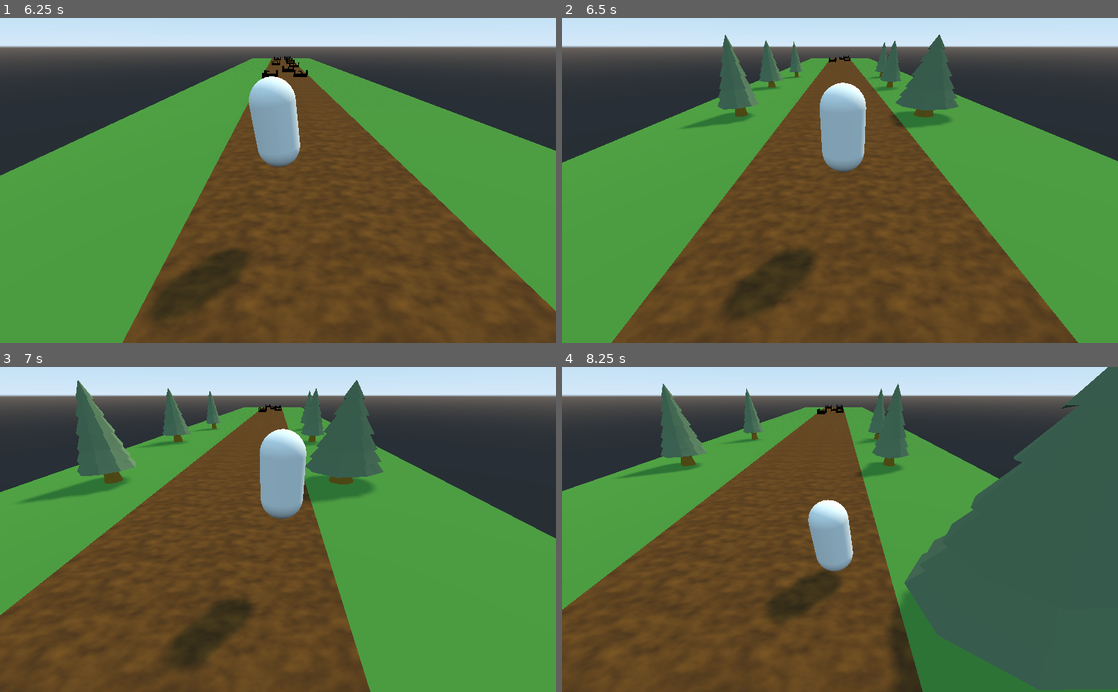
Above: before the commit, frames 1-4 (two rows, left to right).
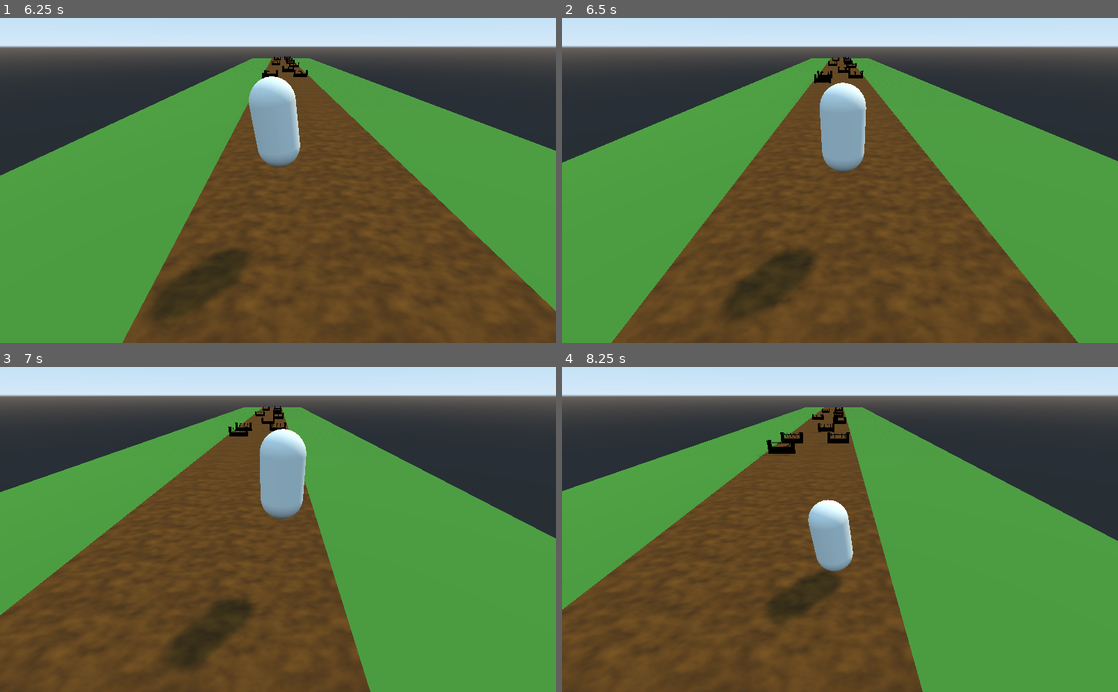
Above: after the commit, the same moments.

Repository: TaaviKodari/2022SyksyKe1830_GodotRunner
Game: Godot game, scene res://Main.tscn
Same seed, same stepped clock (60 frames per second), same inputs: the game is played once before the commit and once after it.
Inputs:
- Up to frame 1 (6.25 s): hold D (move_right) 0.53-1.28 s; tap Space (jump) at 0.77, 1.52, 3.02, 3.77, 4.52, 6.02 s; hold A (move_left) 1.28-2.03 s; hold D (move_right) 2.03-3.53 s; hold A (move_left) 3.53-5.78 s; hold D (move_right) from 5.78 s (still down)
- Up to frame 2 (6.5 s): keep holding D (move_right)
- Up to frame 3 (7 s): keep holding D (move_right); tap Space (jump) at 6.77 s
- Up to frame 4 (8.25 s): tap Space (jump) at 7.52 s; release D (move_right) at 8.03 s; hold A (move_left) from 8.03 s (still down)

Frame 1 is identical in both runs. In frame 2, 4.0% of the frame differs, in the area x 21-72%, y 5-34%; in frame 3, 6.5%; in frame 4, 30%, in the area x 10-100%, y 0-100%.

Commit message:
infinite road melkein valmis

Diff:
--- a/Main.gd
+++ b/Main.gd
@@ -20,13 +20,20 @@
 
 	for i in range(initial_road_count):
 		var road = make_random_road()
-		road.translation.z = -(i+1) * 50
+		road.translation.z = -(i+1) * RoadBase.LENGTH
 		add_child(road)
 
 
 func _physics_process(delta):
-	if player.translation.z < -50:
-		player.translation.z += 50
+	if player.translation.z < -RoadBase.LENGTH:
+		player.translation.z += RoadBase.LENGTH
+
+		for child in get_children():
+			var road = child as RoadBase
+			if road:
+				road.translation.z += RoadBase.LENGTH
+				if road.translation.z > RoadBase.LENGTH:
+					road.queue_free()
 
 	camera_pivot.translation = player.translation
 	camera_pivot.translation.y = 0
--- a/RoadBase.gd
+++ b/RoadBase.gd
@@ -1,16 +1,3 @@
+class_name RoadBase
 extends Spatial
-
-
-# Declare member variables here. Examples:
-# var a = 2
-# var b = "text"
-
-
-# Called when the node enters the scene tree for the first time.
-func _ready():
-	pass # Replace with function body.
-
-
-# Called every frame. 'delta' is the elapsed time since the previous frame.
-#func _process(delta):
-#	pass
+const LENGTH :float = 50.0
--- a/project.godot
+++ b/project.godot
@@ -7,6 +7,16 @@
 ;   param=value ; assign values to parameters
 
 config_version=4
+
+_global_script_classes=[ {
+"base": "Spatial",
+"class": "RoadBase",
+"language": "GDScript",
+"path": "res://RoadBase.gd"
+} ]
+_global_script_class_icons={
+"RoadBase": ""
+}
 
 [application]
 
